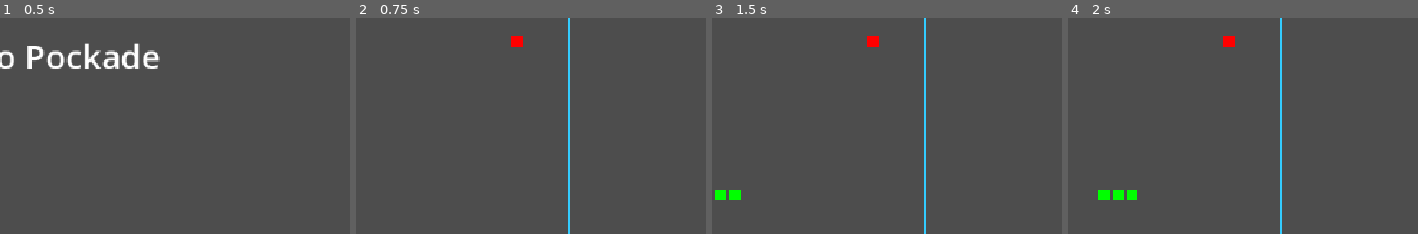
Above: before the commit, frames 1-4 (left to right).
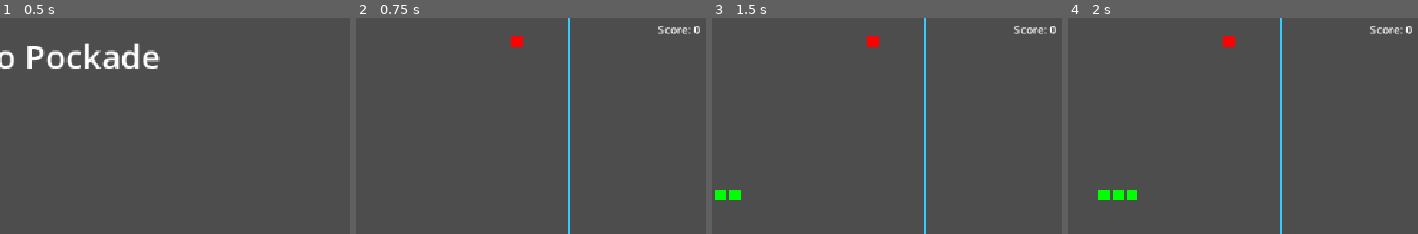
Above: after the commit, the same moments.

Repository: Aim-ez/pockade
Game: Godot game, scene res://menu/menu.tscn
Same seed, same stepped clock (60 frames per second), same inputs: the game is played once before the commit and once after it. The project has no main scene, so this scene is started directly.
Inputs:
- Up to frame 1 (0.5 s): no input
- Up to frame 2 (0.75 s): click "SNAKE" at 0.5 s
- Up to frame 3 (1.5 s): tap Enter at 1.25 s; hold D from 1.28 s (still down)
- Up to frame 4 (2 s): keep holding D
The pictures show only the part of the screen within x 50-100%, y 10-60%; the shares and areas given below are measured in that part.

Frame 1 is identical in both runs. In frame 2, 0.3% of the frame differs, in the area x 86-99%, y 3-8%; in frame 3, 0.3%; in frame 4, 0.3%.

Commit message:
Add score and game over state

Diff:
--- a/games/snake/snake.gd
+++ b/games/snake/snake.gd
@@ -1,6 +1,9 @@
 extends Node2D
 
+@onready var score_label = $ScoreLabel
+@onready var game_over_label = $GameOverLabel
 var game_over = false
+var score = 0
 var board_width = 40
 var board_height = 30
 var cell_size = 20
@@ -42,6 +45,7 @@
 
 func _ready():
 	spawn_food()
+	score_label.text = "Score: " + str(score)
 	queue_redraw()
 
 func _process(delta):
@@ -58,16 +62,16 @@
 
 	# Check if the snake hit a wall
 	if new_head.x < 0 or new_head.x >= board_width:
-		game_over = true
+		end_game()
 		return
 
 	if new_head.y < 0 or new_head.y >= board_height:
-		game_over = true
+		end_game()
 		return
 
 	# Check if the snake hit itself
 	if snake.has(new_head):
-		game_over = true
+		end_game()
 		return
 
 	var ate_food = new_head == food
@@ -82,6 +86,8 @@
 	# Grow if we ate food
 	if ate_food:
 		snake.append(snake[-1])
+		score += 1
+		score_label.text = "Score: " + str(score)
 		spawn_food()
 
 func _input(event):
@@ -104,3 +110,7 @@
 		randi_range(0,39),
 		randi_range(0,29)
 	)
+
+func end_game():
+	game_over = true
+	game_over_label.visible = true
--- a/games/snake/snake.tscn
+++ b/games/snake/snake.tscn
@@ -4,3 +4,19 @@
 
 [node name="Snake" type="Node2D" unique_id=2059422542]
 script = ExtResource("1_athby")
+
+[node name="ScoreLabel" type="Label" parent="." unique_id=1258512048]
+offset_left = 940.0
+offset_top = 68.0
+offset_right = 1001.0
+offset_bottom = 91.0
+text = "Score: 0"
+
+[node name="GameOverLabel" type="Label" parent="." unique_id=608875207]
+visible = false
+offset_left = 129.0
+offset_top = 205.0
+offset_right = 351.0
+offset_bottom = 301.0
+theme_override_font_sizes/font_size = 48
+text = "GAME OVER"
